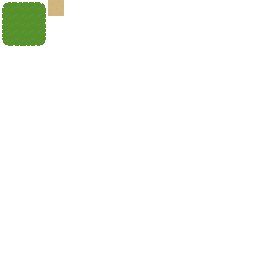
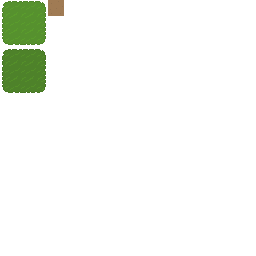
Revision of a layered 256×256 image; what changed, layer by layer:
added layer "DarkGrassTiles.png" above "GrassTiles.png" over (x1=2, y1=49, x2=46, y2=93)
painted on "GrassTiles.png" over (x1=2, y1=1, x2=46, y2=46)
painted on "DirtPath.png" over (x1=48, y1=0, x2=64, y2=16)
